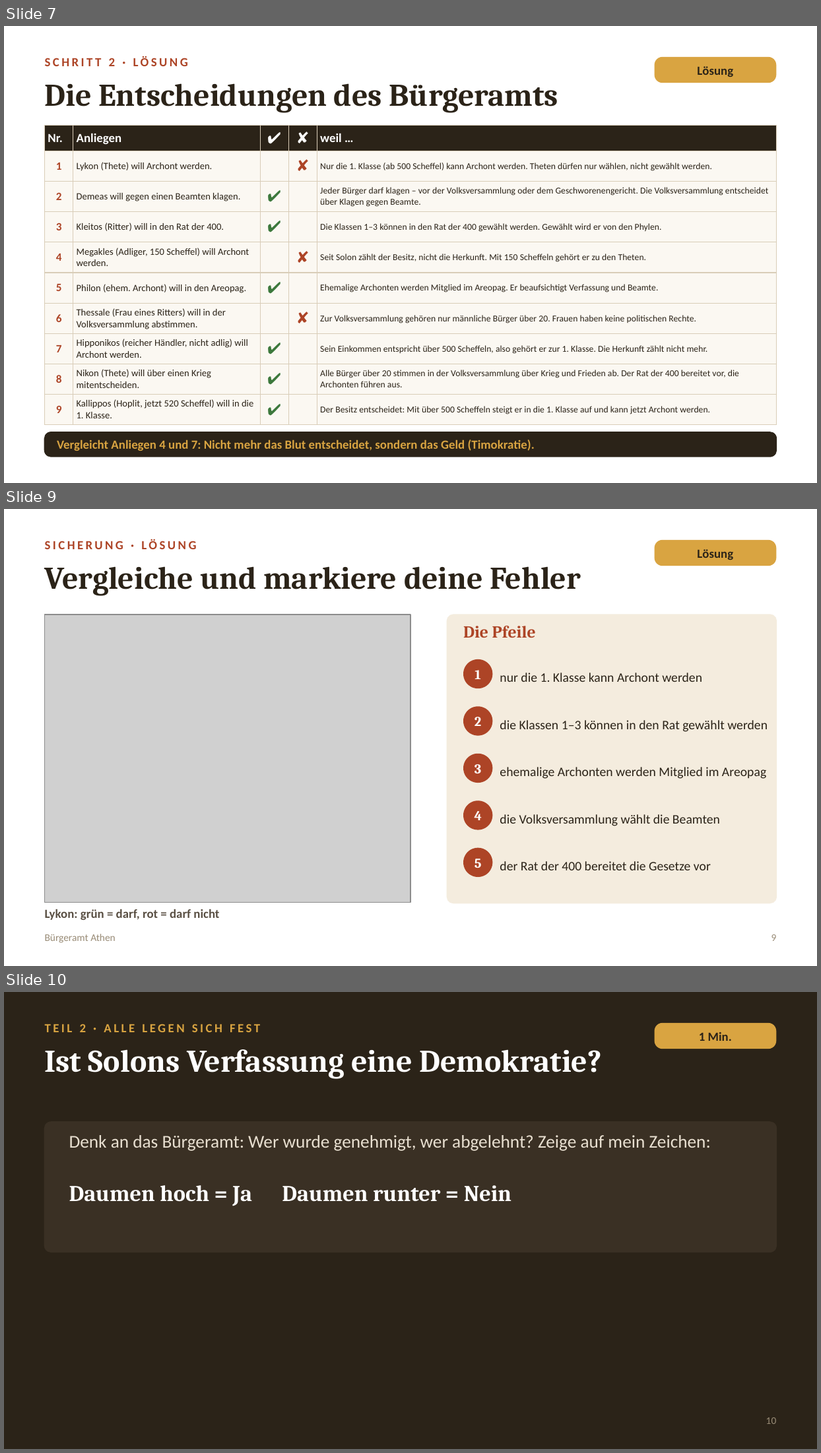
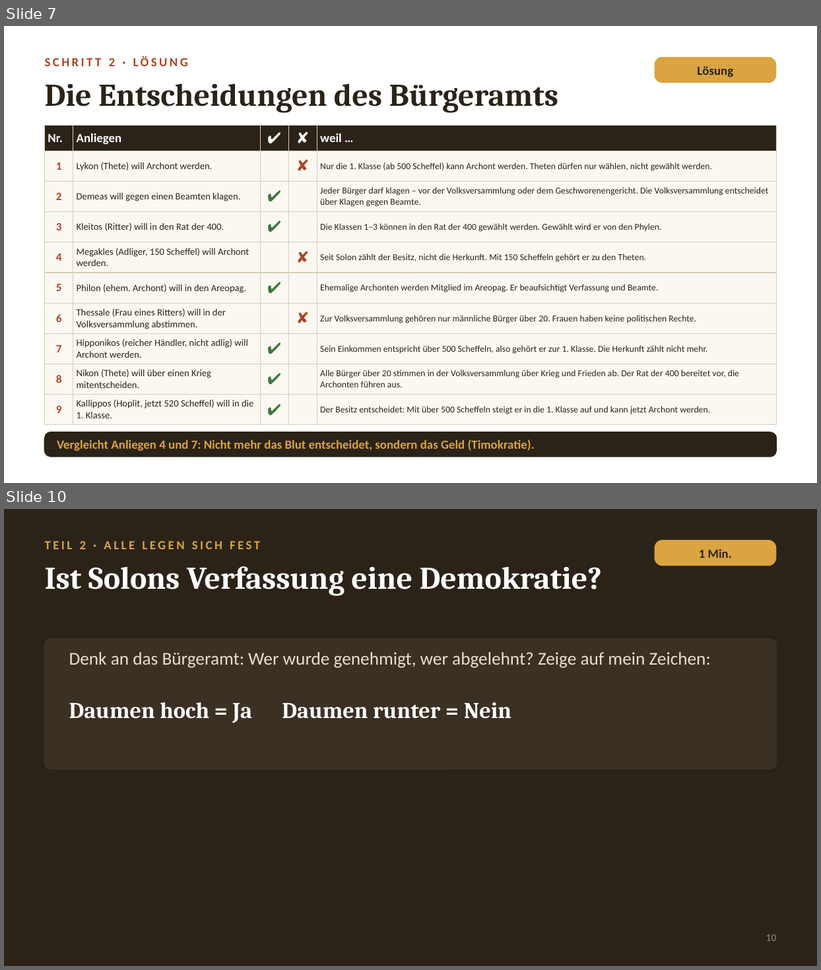
Before and after one commit to golzkonstantin-gif/Schule, a slide deck: Geschichte_11/Stunde_Buergeramt_Athen/Folien_Buergeramt_Athen.pptx. Shown one above the other, each under a label of ours: slides 7, 9 and 10 before the commit, slides 7 and 10 after it; the slides between them are not shown. The pictures are 821x1453 and 821x970 pixels, drawn with LibreOffice and Linux fonts; fonts in the diff are those of the drawing; grey boxes stand for pictures. Boxes give left, top, right and bottom in pixels: in the first picture for what was removed or moved away, otherwise in the second. Text is boxed around its words. In the diff, an @@ line names an element or a change of style, - is before the commit and + after.

```diff
--- a/Geschichte_11/Stunde_Buergeramt_Athen/Folien_Buergeramt_Athen.pptx
+++ b/Geschichte_11/Stunde_Buergeramt_Athen/Folien_Buergeramt_Athen.pptx
@@ slide 9 removed at (4,509,817,966), background #FFFFFF @@
@@ text removed at (45,539,196,549) @@
-SICHERUNG · LÖSUNG
@@ rounded rectangle removed at (655,540,776,566) @@
-Lösung
@@ text removed at (45,566,582,596) @@
-Vergleiche und markiere deine Fehler
@@ picture removed at (45,615,411,902) @@
@@ rounded rectangle removed at (447,615,776,904) @@
@@ text removed at (463,626,536,638) @@
-Die Pfeile
@@ ellipse removed at (463,659,492,689) @@
-1
@@ text removed at (500,673,702,682) @@
-nur die 1. Klasse kann Archont werden
@@ ellipse removed at (463,706,492,736) @@
-2
@@ text removed at (500,720,768,732) @@
-die Klassen 1–3 können in den Rat gewählt werden
@@ ellipse removed at (463,754,492,783) @@
-3
@@ text removed at (500,767,766,779) @@
-ehemalige Archonten werden Mitglied im Areopag
@@ ellipse removed at (463,801,492,830) @@
-4
@@ text removed at (500,815,720,826) @@
-die Volksversammlung wählt die Beamten
@@ ellipse removed at (463,848,492,877) @@
-5
@@ text removed at (500,861,711,871) @@
-der Rat der 400 bereitet die Gesetze vor
@@ text removed at (45,910,219,920) @@
-Lykon: grün = darf, rot = darf nicht
@@ text removed at (45,934,116,943) @@
-Bürgeramt Athen
@@ text removed at (772,935,777,941) @@
-9
```
Also in this commit, not shown: 1 slide changed, 1 slide added, 2 other files.
